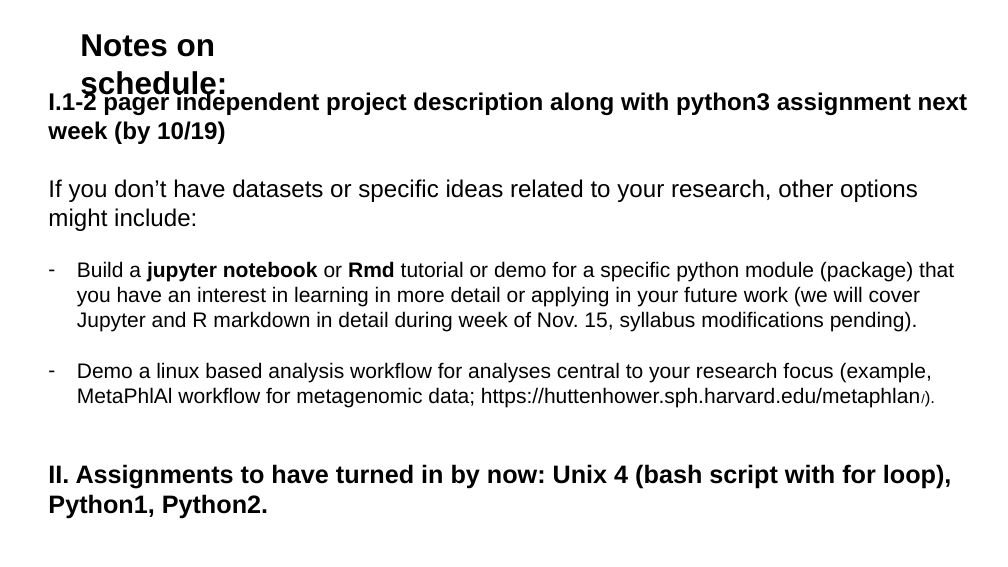
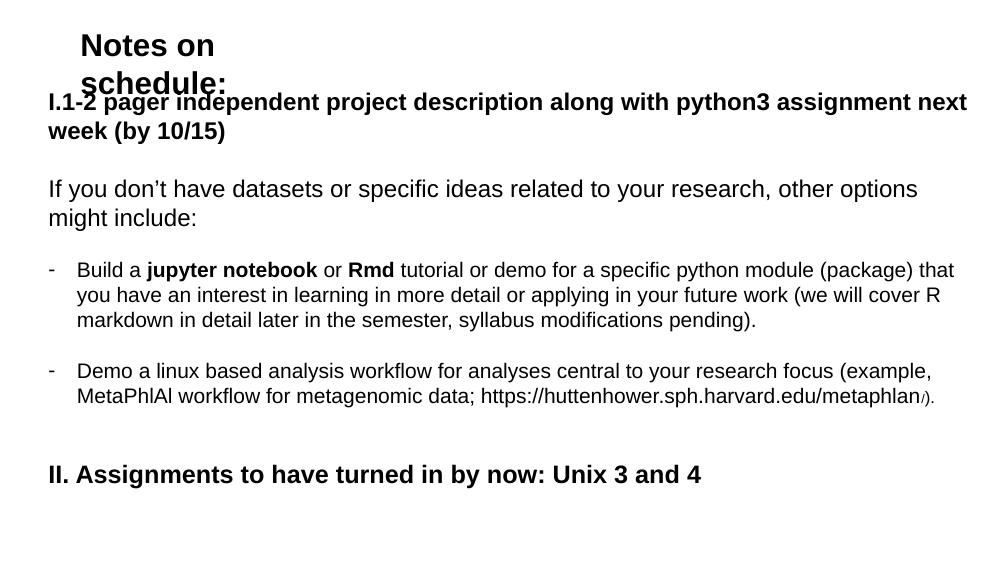
Before and after one commit to tparchman/F24_BIOL792, a slide deck: slide 15 of week6_pythonI/week6_python.pptx. Drawn at 1008x567 pixels with LibreOffice and Linux fonts; fonts in the diff are those of the drawing. Boxes give left, top, right and bottom in pixels: in the first picture for what was removed or moved away, otherwise in the second. Text is boxed around its words. In the diff, an @@ line names an element or a change of style, - is before the commit and + after.

```diff
--- a/week6_pythonI/week6_python.pptx
+++ b/week6_pythonI/week6_python.pptx
@@ text at (x1=48, y1=91, x2=968, y2=144): text changed @@
-I.1-2 pager independent project description along with python3 assignment next week (by 10/19)
+I.1-2 pager independent project description along with python3 assignment next week (by 10/15)
@@ text at (x1=77, y1=261, x2=954, y2=332): text changed @@
-– Build a jupyter notebook or Rmd tutorial or demo for a specific python module (package) that you have an interest in learning in more detail or applying in your future work (we will cover Jupyter and R markdown in detail during week of Nov. 15, syllabus modifications pending).
+– Build a jupyter notebook or Rmd tutorial or demo for a specific python module (package) that you have an interest in learning in more detail or applying in your future work (we will cover R markdown in detail later in the semester, syllabus modifications pending).
@@ text at (x1=48, y1=464, x2=701, y2=489): text changed @@
-II. Assignments to have turned in by now: Unix 4 (bash script with for loop), Python1, Python2.
+II. Assignments to have turned in by now: Unix 3 and 4
```
Also in this commit, not shown: 1 other file.
